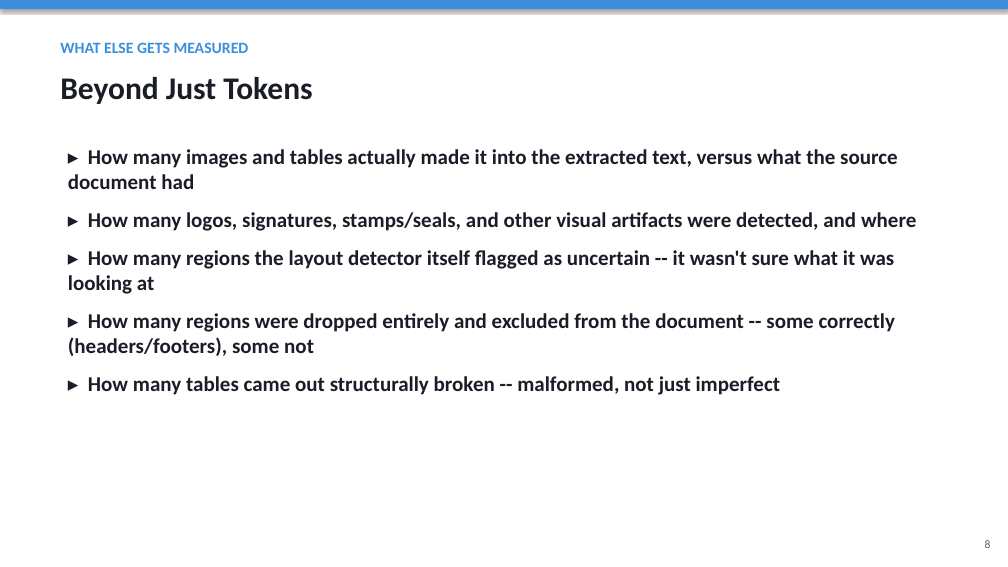
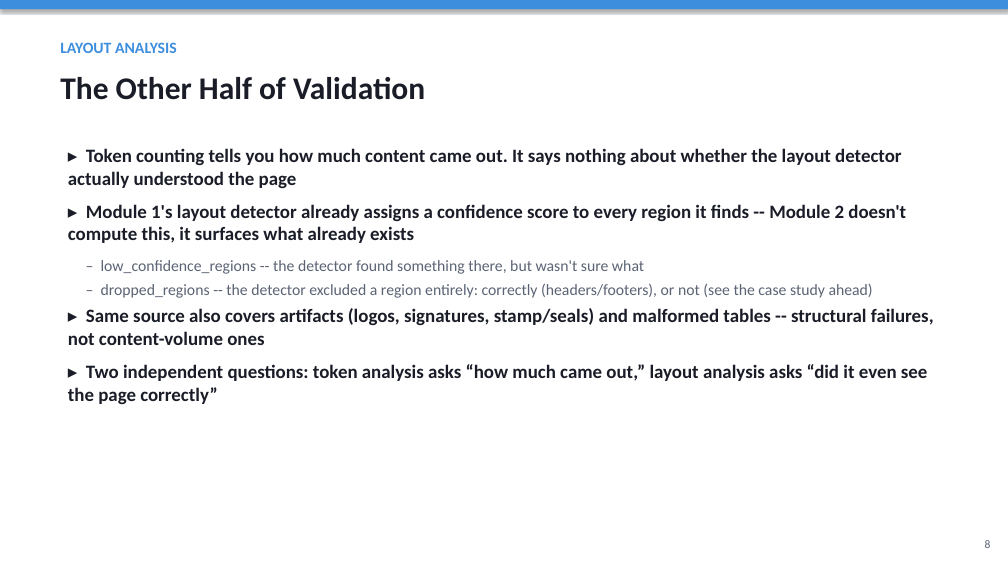
Before and after one commit to HITTESH2003/TRAINING, a slide deck: slide 8 of 2. ANALYSIS/Analysis_Module_Overview.pptx. Drawn at 1008x567 pixels with LibreOffice and Linux fonts; fonts in the diff are those of the drawing. Boxes give left, top, right and bottom in pixels: in the first picture for what was removed or moved away, otherwise in the second. Text is boxed around its words. In the diff, an @@ line names an element or a change of style, - is before the commit and + after.

```diff
--- a/2. ANALYSIS/Analysis_Module_Overview.pptx
+++ b/2. ANALYSIS/Analysis_Module_Overview.pptx
@@ text at (x1=60, y1=42, x2=177, y2=53): text changed @@
-WHAT ELSE GETS MEASURED
+LAYOUT ANALYSIS
@@ text at (x1=60, y1=77, x2=425, y2=100): text changed @@
-Beyond Just Tokens
+The Other Half of Validation
@@ text at (x1=68, y1=148, x2=934, y2=404): text changed; size 20 to 18 pt @@
-▸ How many images and tables actually made it into the extracted text, versus what the source document had
-▸ How many logos, signatures, stamps/seals, and other visual artifacts were detected, and where
-▸ How many regions the layout detector itself flagged as uncertain -- it wasn't sure what it was looking at
-▸ How many regions were dropped entirely and excluded from the document -- some correctly (headers/footers), some not
-▸ How many tables came out structurally broken -- malformed, not just imperfect
+▸ Token counting tells you how much content came out. It says nothing about whether the layout detector actually understood the page
+▸ Module 1's layout detector already assigns a confidence score to every region it finds -- Module 2 doesn't compute this, it surfaces what already exists
+– low_confidence_regions -- the detector found something there, but wasn't sure what
+– dropped_regions -- the detector excluded a region entirely: correctly (headers/footers), or not (see the case study ahead)
+▸ Same source also covers artifacts (logos, signatures, stamp/seals) and malformed tables -- structural failures, not content-volume ones
+▸ Two independent questions: token analysis asks “how much came out,” layout analysis asks “did it even see the page correctly”
```
Also in this commit, not shown: 3 other slides changed, 2 slides added, 2 other files.
